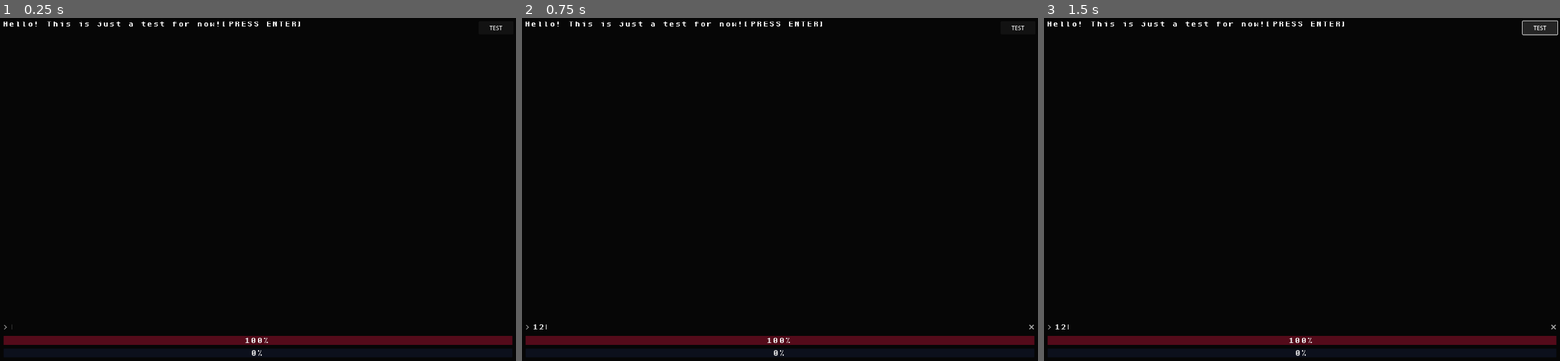
Above: before the commit, frames 1-3 (left to right).
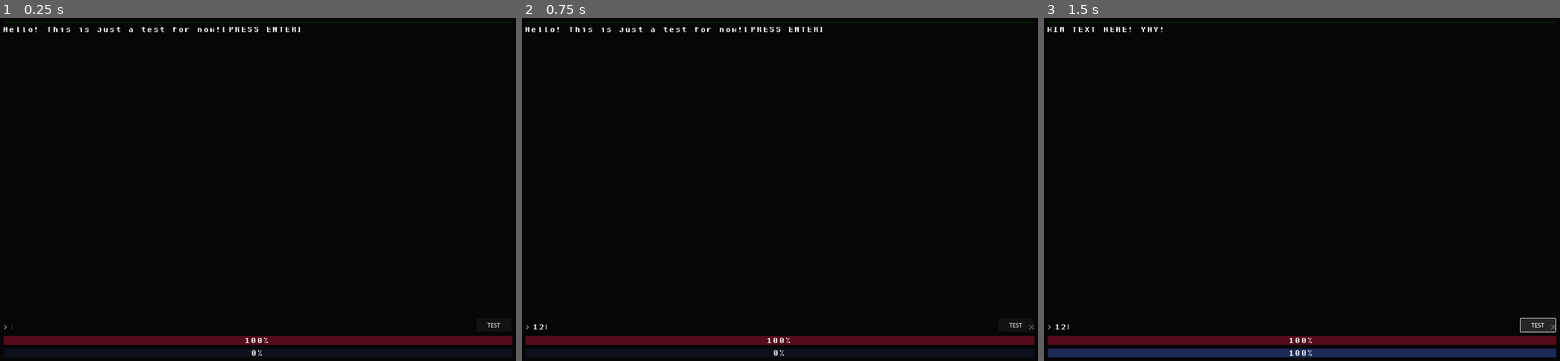
Above: after the commit, the same moments.

Repository: RhineQueen/GameOff-Secrets
Game: Godot game, scene res://Scenes/game.tscn
The game is run twice, just before and just after one commit, with the same random seed, the same clock (stepped at 60 frames per second) and the same inputs.
Inputs (mouse positions are in pixels of both pictures, inside the frame that each line leads up to):
- Up to frame 1 (0.25 s): no input
- Up to frame 2 (0.75 s): click (785, 326) at 0.52 s; type "12" at 0.6 s
- Up to frame 3 (1.5 s): click "TEST" at 1.25 s

The runs differ from the first frame. In frame 1, 0.7% of the frame differs, in the area x 0-98%, y 0-91%; in frame 2, 0.7%; in frame 3, 3.4%, in the area x 0-100%, y 0-99%.

Commit message:
implemented round timer

Diff:
--- a/gameoff-secrets/Scenes/game.tscn
+++ b/gameoff-secrets/Scenes/game.tscn
@@ -16,6 +16,12 @@
 [sub_resource type="Theme" id="Theme_r4c3q"]
 default_font = ExtResource("1_vpoiy")
 default_font_size = 28
+
+[sub_resource type="StyleBoxFlat" id="StyleBoxFlat_eguma"]
+bg_color = Color(0.196078, 0.803922, 0.196078, 0.0980392)
+
+[sub_resource type="StyleBoxFlat" id="StyleBoxFlat_wetox"]
+bg_color = Color(0.196078, 0.803922, 0.196078, 0.294118)
 
 [sub_resource type="StyleBoxFlat" id="StyleBoxFlat_bb7m0"]
 bg_color = Color(0.6, 0.6, 0.6, 0)
@@ -67,6 +73,17 @@
 layout_mode = 2
 theme = SubResource("Theme_r4c3q")
 theme_override_constants/separation = 10
+
+[node name="time_bar" type="ProgressBar" parent="BG/MarginContainer/Gamescreen"]
+custom_minimum_size = Vector2(0, 5)
+layout_mode = 2
+size_flags_vertical = 8
+theme_override_styles/background = SubResource("StyleBoxFlat_eguma")
+theme_override_styles/fill = SubResource("StyleBoxFlat_wetox")
+max_value = 60.0
+step = 1.0
+value = 60.0
+show_percentage = false
 
 [node name="GameInfo" type="PanelContainer" parent="BG/MarginContainer/Gamescreen"]
 layout_mode = 2
@@ -122,22 +139,25 @@
 layout_mode = 2
 theme_override_styles/background = SubResource("StyleBoxFlat_gl2c2")
 theme_override_styles/fill = SubResource("StyleBoxFlat_lo8e4")
+max_value = 20.0
 step = 1.0
-value = 25.0
+value = 20.0
 
 [node name="completion_bar" type="ProgressBar" parent="BG/MarginContainer/Gamescreen"]
 custom_minimum_size = Vector2(0, 25)
 layout_mode = 2
 theme_override_styles/background = SubResource("StyleBoxFlat_cymo1")
 theme_override_styles/fill = SubResource("StyleBoxFlat_cgf81")
-value = 75.0
+max_value = 20.0
+step = 1.0
+value = 20.0
 
 [node name="TESTButton" type="Button" parent="."]
 layout_mode = 2
-offset_left = 1336.0
-offset_top = 9.0
-offset_right = 1433.0
-offset_bottom = 46.0
+offset_left = 1330.0
+offset_top = 841.0
+offset_right = 1427.0
+offset_bottom = 878.0
 text = "TEST"
 
 [node name="DataCompiler" type="Node" parent="."]
@@ -155,6 +175,10 @@
 [node name="ResultCheck" type="Node" parent="."]
 script = ExtResource("8_lhb8j")
 
+[node name="round_timer" type="Timer" parent="."]
+wait_time = 60.0
+one_shot = true
+
 [connection signal="check_results" from="." to="ResultCheck" method="_on_game_check_results"]
 [connection signal="generate_data" from="." to="PuzzleGenerator" method="_on_game_generate_data"]
 [connection signal="generate_data" from="." to="PlaintextData" method="_on_game_generate_data"]
@@ -163,10 +187,12 @@
 [connection signal="tutorial_check_results" from="." to="ResultCheck" method="_on_game_tutorial_check_results"]
 [connection signal="text_submitted" from="BG/MarginContainer/Gamescreen/InputArea/HBoxContainer/Input" to="." method="_on_input_text_submitted"]
 [connection signal="text_submitted" from="BG/MarginContainer/Gamescreen/InputArea/HBoxContainer/Input" to="BG/MarginContainer/Gamescreen/InputArea/HBoxContainer/Input" method="_on_text_submitted"]
-[connection signal="pressed" from="TESTButton" to="DataCompiler" method="_on_test_button_pressed"]
+[connection signal="pressed" from="TESTButton" to="." method="_on_test_button_pressed"]
 [connection signal="new_final_data" from="DataCompiler" to="." method="_on_data_compiler_new_final_data"]
 [connection signal="new_puzzle_params" from="PuzzleGenerator" to="." method="_on_puzzle_generator_new_puzzle_params"]
 [connection signal="new_puzzle_params" from="PuzzleGenerator" to="DataCompiler" method="_on_puzzle_generator_new_puzzle_params"]
 [connection signal="new_plaintext" from="PlaintextData" to="DataEncoder" method="_on_plaintext_data_new_plaintext"]
 [connection signal="new_encoded" from="DataEncoder" to="DataCompiler" method="_on_data_encoder_new_encoded"]
 [connection signal="results_complete" from="ResultCheck" to="." method="_on_result_check_results_complete"]
+[connection signal="timeout" from="round_timer" to="." method="_on_round_timer_timeout"]
+[connection signal="timeout" from="round_timer" to="BG/MarginContainer/Gamescreen/InputArea/HBoxContainer/Input" method="_on_round_timer_timeout"]
--- a/gameoff-secrets/Scripts/game.gd
+++ b/gameoff-secrets/Scripts/game.gd
@@ -6,18 +6,30 @@
 @onready var plaintext_data: Node = $PlaintextData
 @onready var data_encoder: Node = $DataEncoder
 @onready var result_check: Node = $ResultCheck
+@onready var round_timer: Timer = $round_timer
 #display components
+@onready var time_bar: ProgressBar = $BG/MarginContainer/Gamescreen/time_bar
 @onready var data_display: RichTextLabel = $BG/MarginContainer/Gamescreen/GameInfo/ScrollContainer/DataDisplay
 @onready var life_bar: ProgressBar = $BG/MarginContainer/Gamescreen/life_bar
 @onready var completion_bar: ProgressBar = $BG/MarginContainer/Gamescreen/completion_bar
+#input components
+@onready var input: LineEdit = $BG/MarginContainer/Gamescreen/InputArea/HBoxContainer/Input
 
-#TODO add feedback for wrong answers and progress bars for Firewall integrity(lives/ lose con) and recovery progress(completion to win con)
+#TODO IF I HAVE TIME add specific feedback for wrong answers
 
+#constants
+const RELEASEME = preload("res://Fonts/releaseme.ttf")
+const WIN_VAL: int = 20
+const MAX_LIFE: int = 20
+
+#signals
 signal setup_signals
 signal generate_data
 signal tutorial_check_results(player_input: String, puzzle_params: Array[Array])
 signal check_results(player_input: String, puzzle_params: Array[Array])
 
+#TODO IF I HAVE TIME varying winstates for varying endings
+var winstate:int = 0 #0 normal, 1 win, 2 loss
 var current_screen_data: String
 var current_puzzle_params: Array[Array]
 var in_intro: bool
@@ -29,7 +41,7 @@
 func _ready() -> void:
 	#reset life and progress
 	#TODO setup constants
-	lives = 100
+	lives = MAX_LIFE
 	completion_progress = 0
 	#setup for tutorial
 	intro_step = 0
@@ -38,6 +50,8 @@
 	current_puzzle_params = [[1,1,1]]
 
 func _process(delta: float) -> void:
+	#scheck win/loss
+	winloss_handle()
 	update_display(current_screen_data)
 
 #Process player input and
@@ -66,8 +80,10 @@
 		#Process return from ResultCheck and modify game state accordingly.
 		completion_progress += correct_entries
 		lives -= incorrect_entries
-		#Signal PlaintextData and PuzzleGenerator to trigger a new puzzle.
-		generate_data.emit()
+
+		#Signal PlaintextData and PuzzleGenerator to trigger a new puzzle if winstate is normal.
+		if winstate == 0:
+			generate_data.emit()
 
 
 #Store data from puzzle gen and enciphering
@@ -77,20 +93,35 @@
 func _on_data_compiler_new_final_data(final_data: String) -> void:
 	current_screen_data = final_data
 	data_display.text = current_screen_data
+	round_timer.start()
+
+
+func _on_round_timer_timeout() -> void:
+	check_results.emit("", current_puzzle_params)
+
 
 #update display components
 func update_display(new_data: String):
 	data_display.text = new_data
 	life_bar.value = lives
 	completion_bar.value = completion_progress
-
+	time_bar.value = int(round_timer.time_left)
 
 func winloss_handle():
 	if lives <= 0:
-		pass#lose
+		winstate = 2
+		round_timer.stop()
+		#check the next comment. Call the mentioned ending handler here
+		input.editable = false
 
-	if completion_progress >= 100:#TODO set constant
-		pass#win
+	if completion_progress >= WIN_VAL:
+		winstate = 1
+		#TODO IF I HAVE TIME create an ending_handler that gets signaled here instead of directly stting the data.
+		#End handler is a match statrement that reads the win state and, like tutorial,
+		#interates through some text, but bypasses results_check for it's own handling.
+		current_screen_data = "WIN TEXT HERE! YAY!"
 
-#func RESULTCHECK RESULTS COMPLETE
-	#update game state based on results.
+
+
+func _on_test_button_pressed() -> void:
+	completion_progress = WIN_VAL
--- a/gameoff-secrets/Scripts/input.gd
+++ b/gameoff-secrets/Scripts/input.gd
@@ -5,6 +5,8 @@
 func _ready() -> void:
 	grab_focus()
 
-
 func _on_text_submitted(new_text: String) -> void:
 	clear()
+
+func _on_round_timer_timeout() -> void:
+	clear()
Not shown: 1 places in gameoff-secrets/Scenes/game.tscn that only renumber resources
